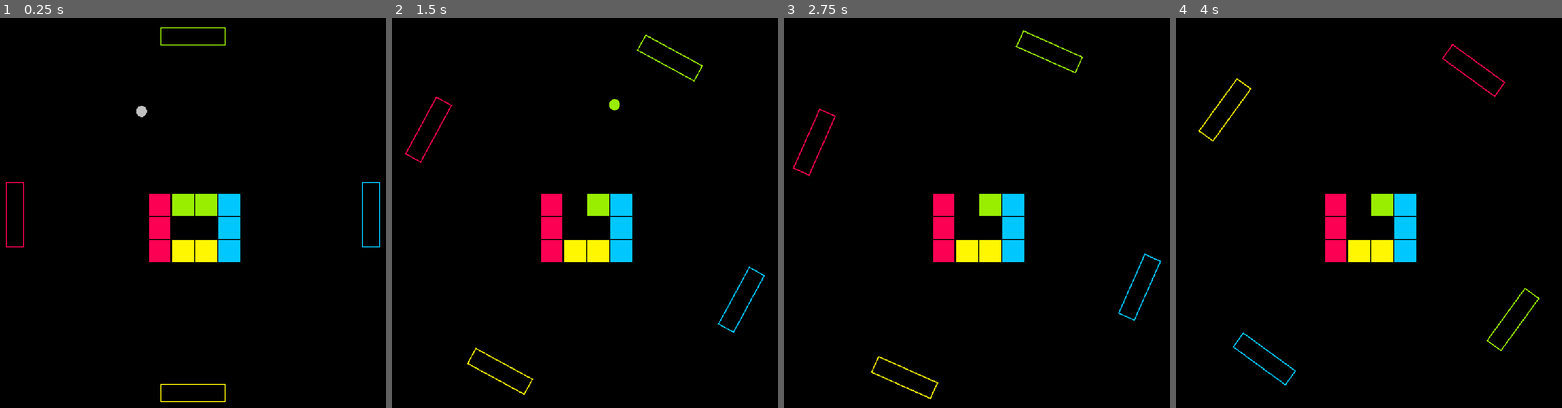
Above: before the commit, frames 1-4 (left to right).
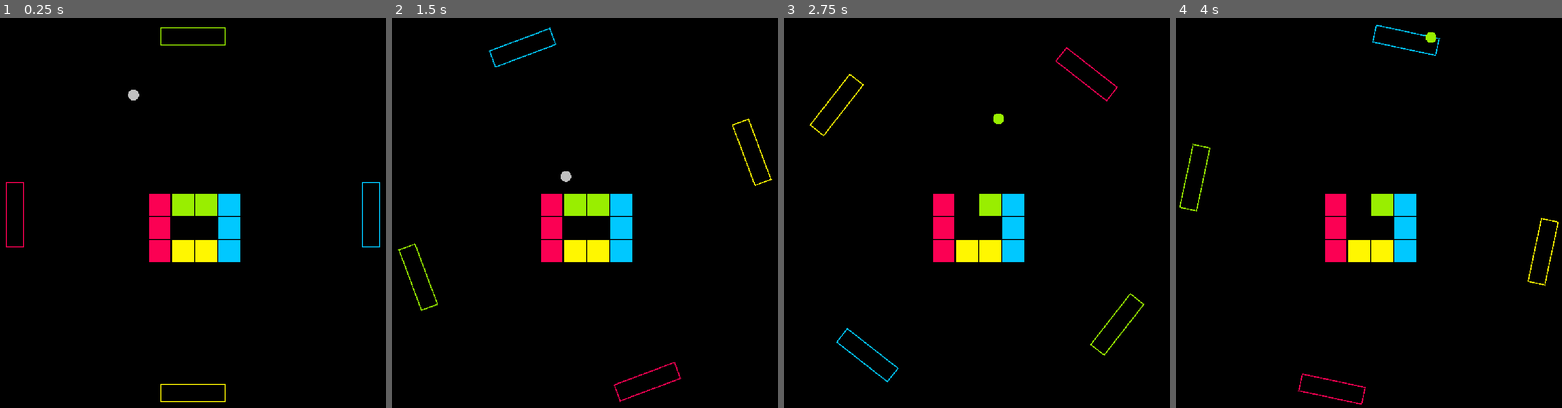
Above: after the commit, the same moments.

Repository: ericvennemeyer/maxxout
Game: Godot game, scene res://game.tscn
Two runs of this game, one before a commit and one after it. Both use one fixed random seed, a clock stepped at 60 frames per second and the inputs below.
Inputs:
- Up to frame 1 (0.25 s): no input
- Up to frame 2 (1.5 s): hold D (rotate_right) 0.53-1.28 s; hold A (rotate_left) from 1.28 s (still down)
- Up to frame 3 (2.75 s): release A (rotate_left) at 2.03 s; hold D (rotate_right) from 2.03 s (still down)
- Up to frame 4 (4 s): release D (rotate_right) at 3.53 s; hold A (rotate_left) from 3.53 s (still down)

The runs differ from the first frame. In frame 1, 0.1% of the frame differs, in the area x 33-39%, y 18-26%; in frame 2, 1.4%, in the area x 1-99%, y 2-99%; in frame 3, 1.0%; in frame 4, 1.0%.

Commit message:
Add check to calculate collision between ball and paddle only if colors match. In Game, set position of ball_start_zone circle to viewport center in _ready().

Diff:
--- a/ball.gd
+++ b/ball.gd
@@ -5,6 +5,7 @@
 var velocity: Vector2
 var collided: bool = false
 var other_area: Area2D
+var color_data: Color
 
 @onready var sprite_2d: Sprite2D = $Sprite2D
 
@@ -34,13 +35,15 @@
 
 
 func _on_area_entered(area: Area2D) -> void:
-	collided = true
 	other_area = area
 
-	if area is Paddle:
-		print("Hit Paddle")
+	if area is Paddle and color_data == area.color_data:
+		collided = true
 	elif area is Block:
+		collided = true
+
 		area.destroy()
 
+		color_data = area.color_data
 		var tween = get_tree().create_tween()
-		tween.tween_property(sprite_2d, "modulate", area.color_data, 0.2)
+		tween.tween_property(sprite_2d, "modulate", color_data, 0.2)
--- a/game.gd
+++ b/game.gd
@@ -19,6 +19,7 @@
 	viewport_center = viewport_size / 2
 
 	camera_2d.global_position = viewport_center
+	circle_shape.global_position = viewport_center
 
 	var circle_center: Vector2 = circle_shape.position
 	var circle_radius: float = circle_shape.shape.radius
--- a/global.tscn
+++ b/global.tscn
@@ -4,3 +4,6 @@
 
 [node name="Global" type="Node"]
 script = ExtResource("1_6q3x5")
+ball_speed = 200.0
+max_paddle_speed = 75.0
+paddle_acceleration = 10.0
--- a/paddle.gd
+++ b/paddle.gd
@@ -1,6 +1,7 @@
 class_name Paddle
 extends Area2D
 
+var color_data: Color
 
 enum PaddleColor {RED, GREEN, BLUE, YELLOW}
 @export var paddle_color: PaddleColor
@@ -15,10 +16,14 @@
 func set_paddle_color() -> void:
 	match paddle_color:
 		PaddleColor.RED:
-			sprite_2d.modulate = Global.red
+			color_data = Global.red
+			sprite_2d.modulate = color_data
 		PaddleColor.GREEN:
-			sprite_2d.modulate = Global.green
+			color_data = Global.green
+			sprite_2d.modulate = color_data
 		PaddleColor.BLUE:
-			sprite_2d.modulate = Global.blue
+			color_data = Global.blue
+			sprite_2d.modulate = color_data
 		PaddleColor.YELLOW:
-			sprite_2d.modulate = Global.yellow
+			color_data = Global.yellow
+			sprite_2d.modulate = color_data
